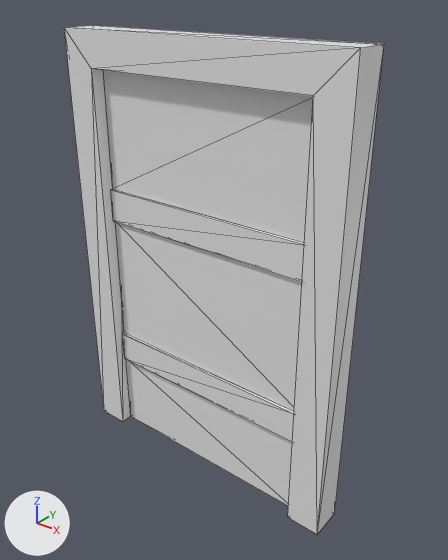
Before and after pictures for a commit that changed the FBX model Assets/Door/LD_Door_01.FBX.
The view is the same before and after, from a 50 mm camera at (0.0026, -0.00303, 0.00355) aimed at (0.00011, 0.00009, 0.00162). Arrows for +X, +Y and +Z are at lower left; the lights stay in place. Mesh edges are drawn as thin lines. Where no turn or scale is listed for an object, it has been applied to the vertices.

Objects in the first picture: 'Box001', 'DoorFrame'.
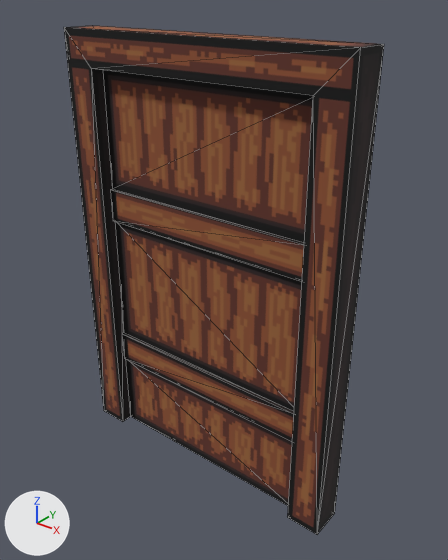
What differs and where, as boxes (x1, y1, x2, y2) in the pictures (448 x 560 px):
'Box001', recoloured (grey to brown)
    both: (103, 70, 313, 505)
'DoorFrame', recoloured
    both: (64, 25, 384, 534)

Diff of the bpy script that builds the scene:
```diff
--- a/Assets/Door/LD_Door_01.FBX.py
+++ b/Assets/Door/LD_Door_01.FBX.py
@@ img_ld_door_01_uvwtexture_png @@
+img_ld_door_01_uvwtexture_png = load_image('LD_Door_01_UVWTexture.png', 'LD_Door_01_UVWTexture.png', 1024, 1024, 'sRGB')
@@ mat_01___default @@
+mat_01___default = principled_material('01 - Default')
+mat_01___default.texture = img_ld_door_01_uvwtexture_png  # with its transparency
+mat_01___default.roughness = 0.859
@@ me_mesh_001 @@
 me_mesh_001.from_pydata(...)  # 40 vertices, 76 faces; spans x -0.00088..0.00088, y -0.00005..0.00005, z 0.0..0.003
+me_mesh_001.materials.append(mat_01___default)  # picture img_ld_door_01_uvwtexture_png
@@ me_mesh @@
 me_mesh.from_pydata(...)  # 16 vertices, 28 faces; spans x -0.00213..0.00013, y -0.00013..0.00013, z 0.0..0.00325
+me_mesh.materials.append(mat_01___default)  # picture img_ld_door_01_uvwtexture_png
```
